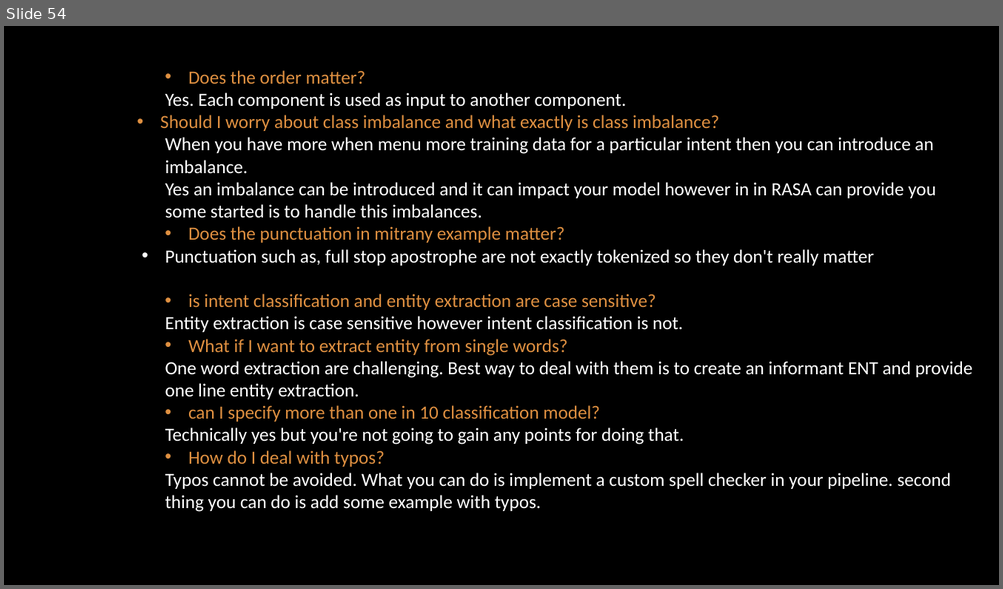
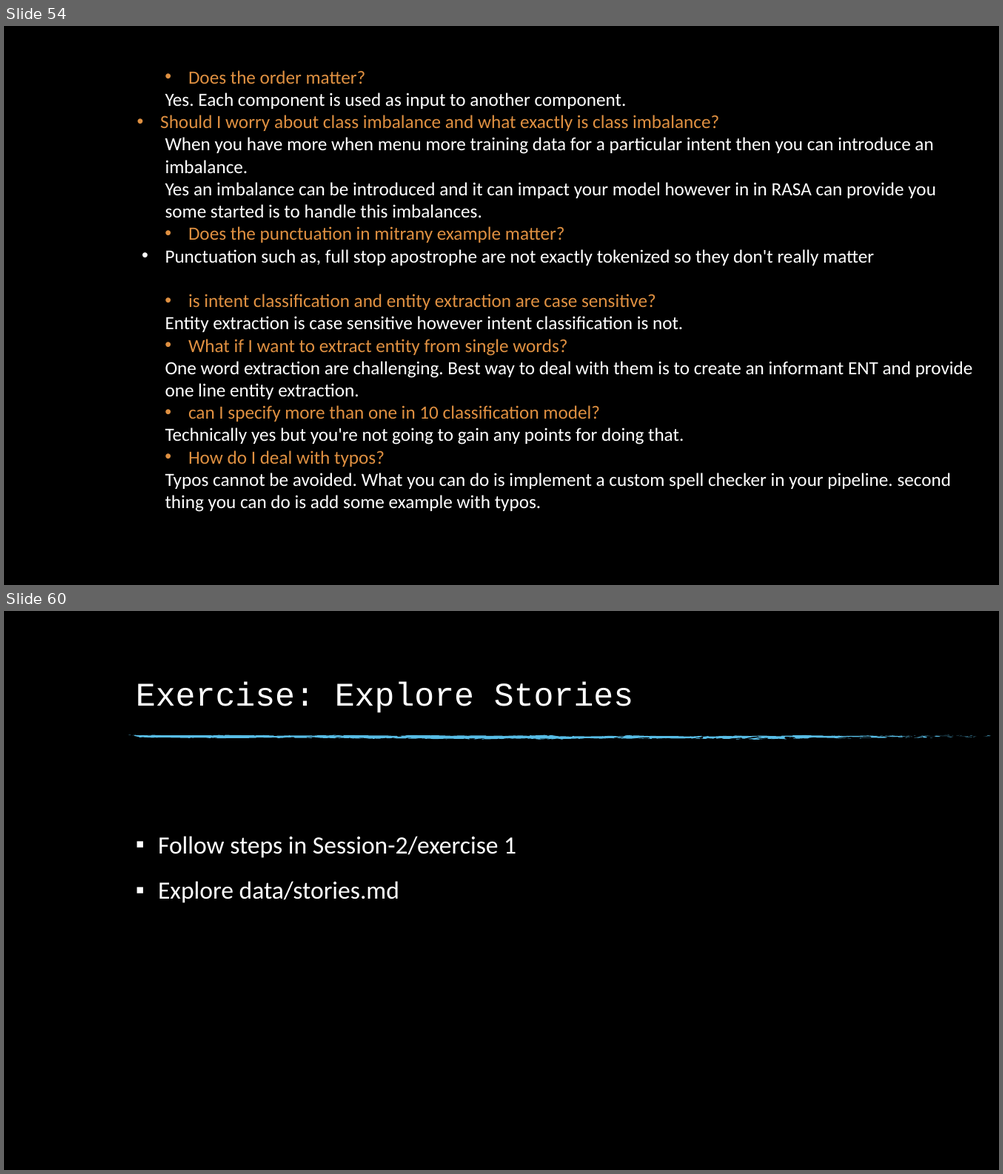
Before and after one commit to dinesh19aug/rasa-workshop, a slide deck: Natural Language Processing Workshop.pptx. Shown one above the other, each under a label of ours: slide 54 before the commit, slides 54 and 60 after it; the slides between them are not shown. The pictures are 1003x589 and 1003x1174 pixels, drawn with LibreOffice and Linux fonts; fonts in the diff are those of the drawing; background and template pictures are left out. Boxes give left, top, right and bottom in pixels: in the first picture for what was removed or moved away, otherwise in the second. Text is boxed around its words. In the diff, an @@ line names an element or a change of style, - is before the commit and + after.

Commit message:
session 2 exercise 1

```diff
--- a/Natural Language Processing Workshop.pptx
+++ b/Natural Language Processing Workshop.pptx
@@ slide 60 added at (4,611,999,1170), background picture (left out) @@
@@ title added at (136,682,633,713), 32 pt, text #FFFFFF @@
+Exercise: Explore Stories
@@ group added at (128,735,990,740): 74 freeform shapes @@
@@ text added at (158,836,516,903), 24 pt, text #FFFFFF @@
+▪ Follow steps in Session-2/exercise 1
+▪ Explore data/stories.md
```
Also in this commit, not shown: 8 other slides added.
